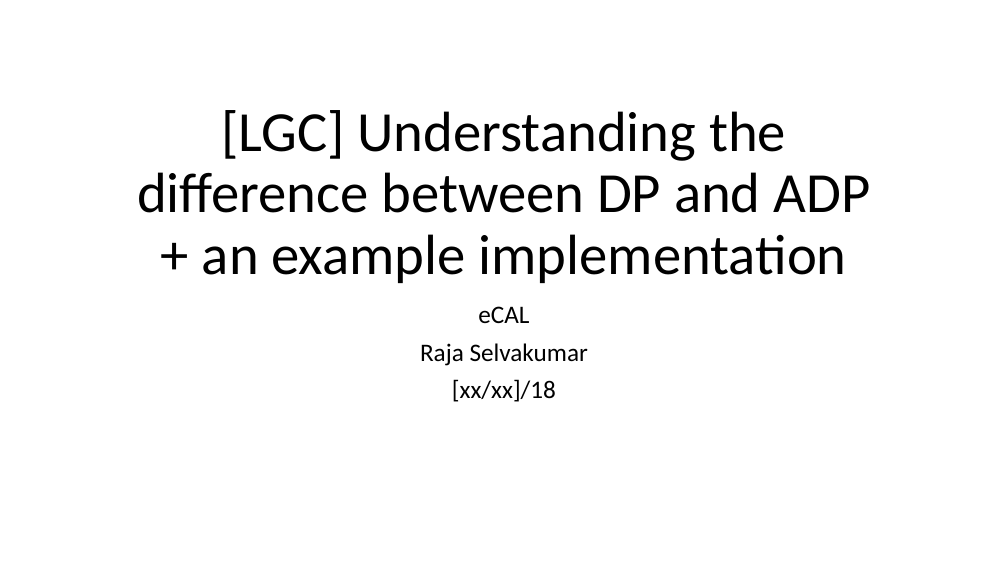
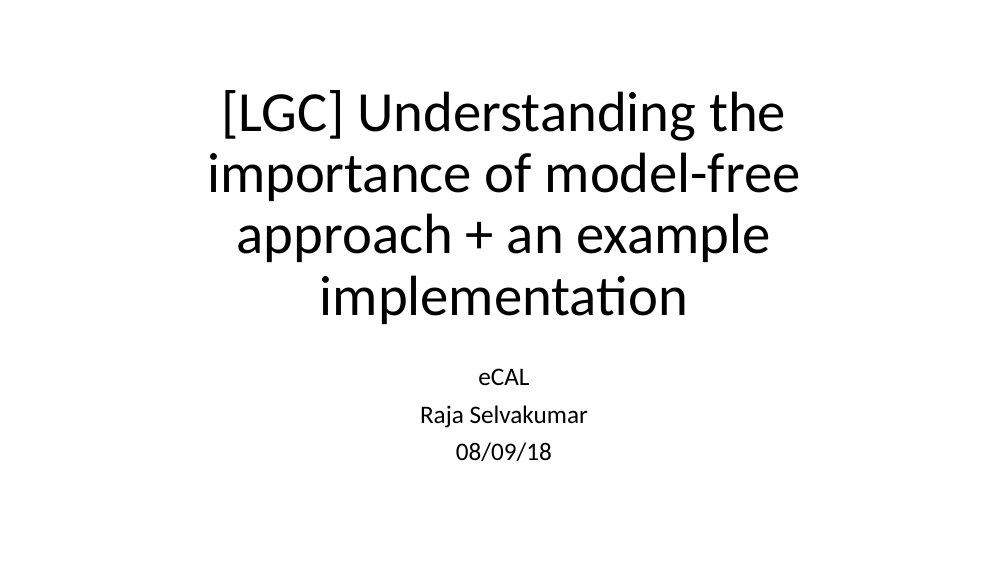
Before and after one commit to rselvak6/LGChem, a slide deck: slide 1 of Presentations/LGC_ADP_OCVR_walkthrough.pptx. Drawn at 1008x567 pixels with LibreOffice and Linux fonts; fonts in the diff are those of the drawing. Boxes give left, top, right and bottom in pixels: in the first picture for what was removed or moved away, otherwise in the second. Text is boxed around its words. In the diff, an @@ line names an element or a change of style, - is before the commit and + after.

```diff
--- a/Presentations/LGC_ADP_OCVR_walkthrough.pptx
+++ b/Presentations/LGC_ADP_OCVR_walkthrough.pptx
@@ title at (207,90,801,324): text changed @@
-[LGC] Understanding the difference between DP and ADP + an example implementation
+[LGC] Understanding the importance of model-free approach + an example implementation
@@ subtitle "eCAL": place and size @@
-subtitle "eCAL" at (420,306,588,402)
+subtitle "eCAL" at (420,368,588,461)
@@ subtitle at (456,442,552,461): text changed @@
-[xx/xx]/18
+08/09/18
```
Also in this commit, not shown: 3 other slides changed, 9 slides added, 10 other files.
